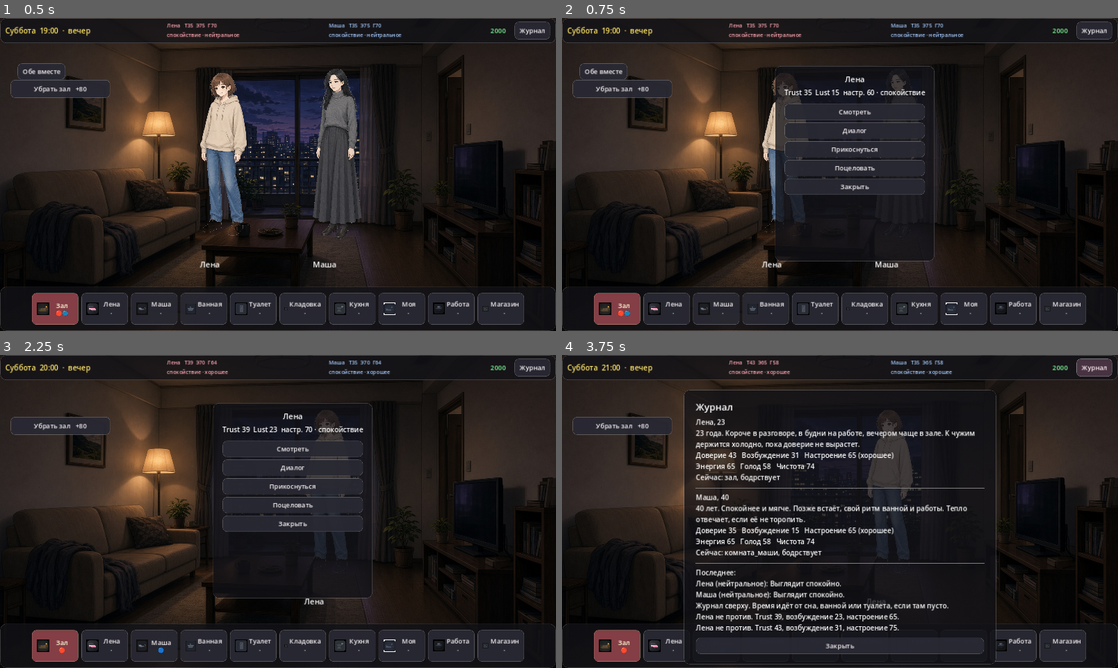
Above: before the commit, frames 1-4 (two rows, left to right).
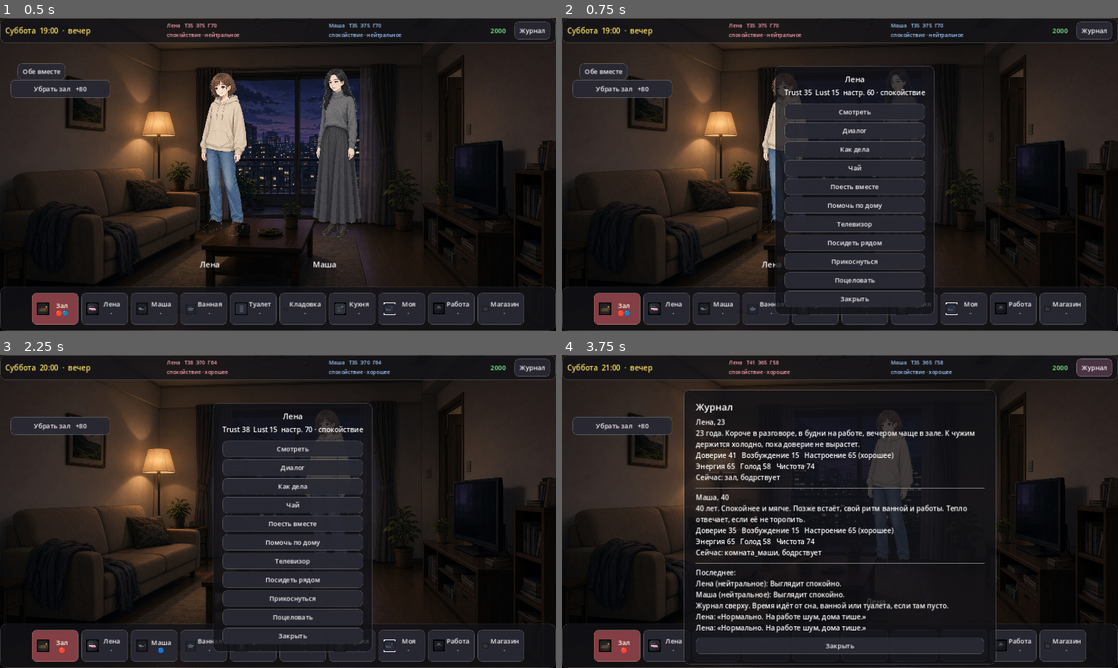
Above: after the commit, the same moments.

Repository: igodchrono/adult_roommates_godot
Game: Godot game, scene res://scenes/main.tscn
Two runs of this game, one before a commit and one after it. Both use one fixed random seed, a clock stepped at 60 frames per second and the inputs below.
Inputs (mouse positions are in pixels of both pictures, inside the frame that each line leads up to):
- Up to frame 1 (0.5 s): no input
- Up to frame 2 (0.75 s): click (789, 155) at 0.52 s
- Up to frame 3 (2.25 s): click (339, 492) at 1.27 s; click (328, 492) at 2 s
- Up to frame 4 (3.75 s): click (856, 486) at 2.75 s, where only the run after the commit has a clickable "Как дела"; click "Журнал" at 3.5 s

Frame 1 is identical in both runs. In frame 2, 5.2% of the frame differs, in the area x 38-67%, y 41-95%; in frame 3, 5.6%, in the area x 34-67%, y 2-95%; in frame 4, 0.8%.

Commit message:
Add everyday actions with real outcomes

Diff:
--- a/scripts/main.gd
+++ b/scripts/main.gd
@@ -785,6 +785,12 @@
 	else:
 		_add_action_button("Смотреть", func(): _execute_action("look", 0, char))
 		_add_action_button("Диалог", func(): _start_dialog(char))
+		_add_action_button("Как дела", func(): _daily(char, "day"))
+		_add_action_button("Чай", func(): _daily(char, "tea"))
+		_add_action_button("Поесть вместе", func(): _daily(char, "eat"))
+		_add_action_button("Помочь по дому", func(): _daily(char, "help"))
+		_add_action_button("Телевизор", func(): _daily(char, "tv"))
+		_add_action_button("Посидеть рядом", func(): _daily(char, "sit"))
 		_add_action_button("Прикоснуться", func(): _affection(char, "touch"))
 		_add_action_button("Поцеловать", func(): _affection(char, "kiss"))
 		if char.relation >= 60:
@@ -803,6 +809,69 @@
 	cb.pressed.connect(func(): action_menu.visible = false)
 	action_list.add_child(cb)
 	_open_action_menu()
+
+func _daily(char: CharacterData, kind: String):
+	if action_menu:
+		action_menu.visible = false
+	if not char.is_up():
+		state.add_log("%s сейчас спит." % char.char_name)
+		_refresh_all()
+		return
+	var hours = 1
+	match kind:
+		"day":
+			char.change_relation(3)
+			char.change_mood(5)
+			state.add_log("%s: «%s»" % [char.char_name, _day_line(char)])
+		"tea":
+			if state.inventory.get("чай", 0) <= 0:
+				state.add_log("Чая нет. Купи в магазине.")
+				hours = 0
+			else:
+				state.add_log(state.offer_item(char, "чай"))
+		"eat":
+			char.set_location("кухня")
+			char.set_state("ест")
+			state.player_location = "кухня"
+			char.restore_hunger()
+			char.change_relation(4)
+			char.change_mood(6)
+			state.add_log("Вы поели на кухне. %s сыта, настроение лучше." % char.char_name)
+		"help":
+			if state.chore_for(state.player_location).is_empty():
+				state.add_log("Здесь нечего делать по дому.")
+				hours = 0
+			else:
+				state.add_log(state.do_chore(state.player_location))
+				char.change_relation(4)
+				char.change_mood(5)
+				state.add_log("%s: «Спасибо, что помог.»" % char.char_name)
+				hours = 0
+		"tv":
+			char.set_location("зал")
+			char.set_state("бодрствует")
+			state.player_location = "зал"
+			char.change_relation(2)
+			char.change_mood(7)
+			state.add_log("Вы смотрите фильм в зале. %s смеётся над шуткой." % char.char_name)
+		"sit":
+			char.change_relation(2)
+			char.change_mood(4)
+			state.add_log("Вы сидите рядом. %s не против компании." % char.char_name)
+	if hours > 0:
+		state.advance_time(hours)
+	_refresh_all()
+
+func _day_line(char: CharacterData) -> String:
+	if char.mood_value < 35:
+		return "Так себе день. Не лезь сильно."
+	if char.energy < 30:
+		return "Устала. Хочу просто посидеть."
+	if char.hunger < 35:
+		return "Голодная. Пойдём на кухню?"
+	if char.key == "lena":
+		return "Нормально. На работе шум, дома тише."
+	return "День спокойный. Приятно, что спросил."
 
 func _add_action_button(text: String, cb: Callable):
 	var b = Button.new()
